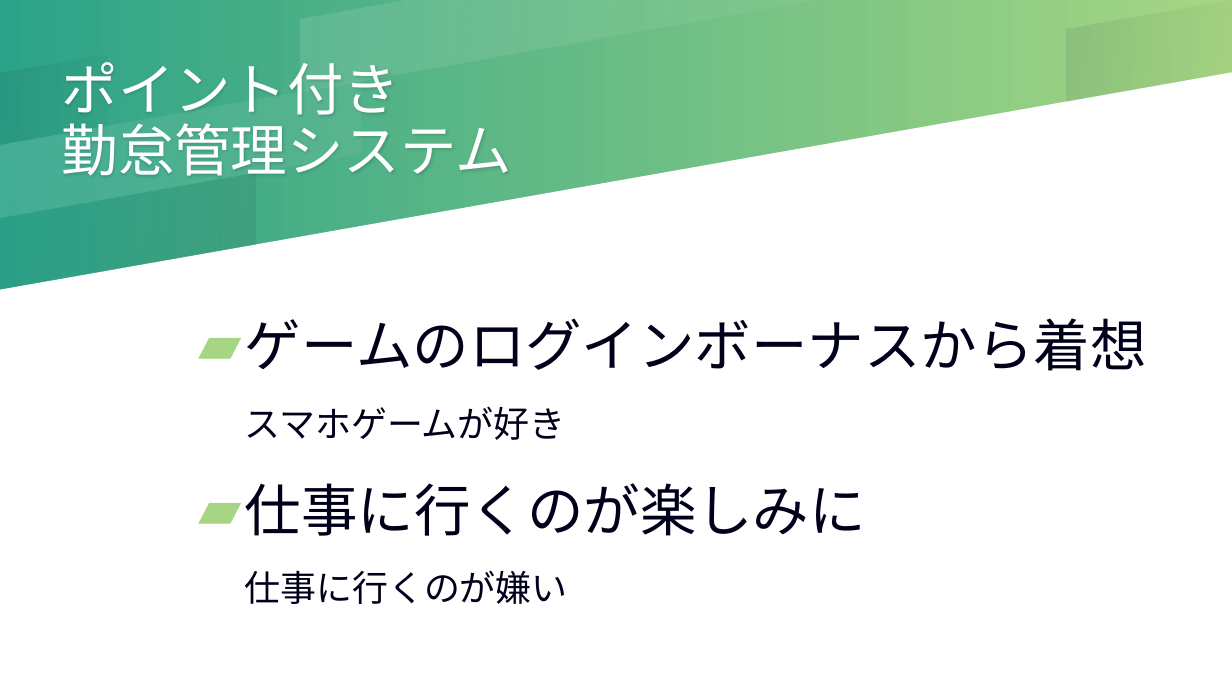
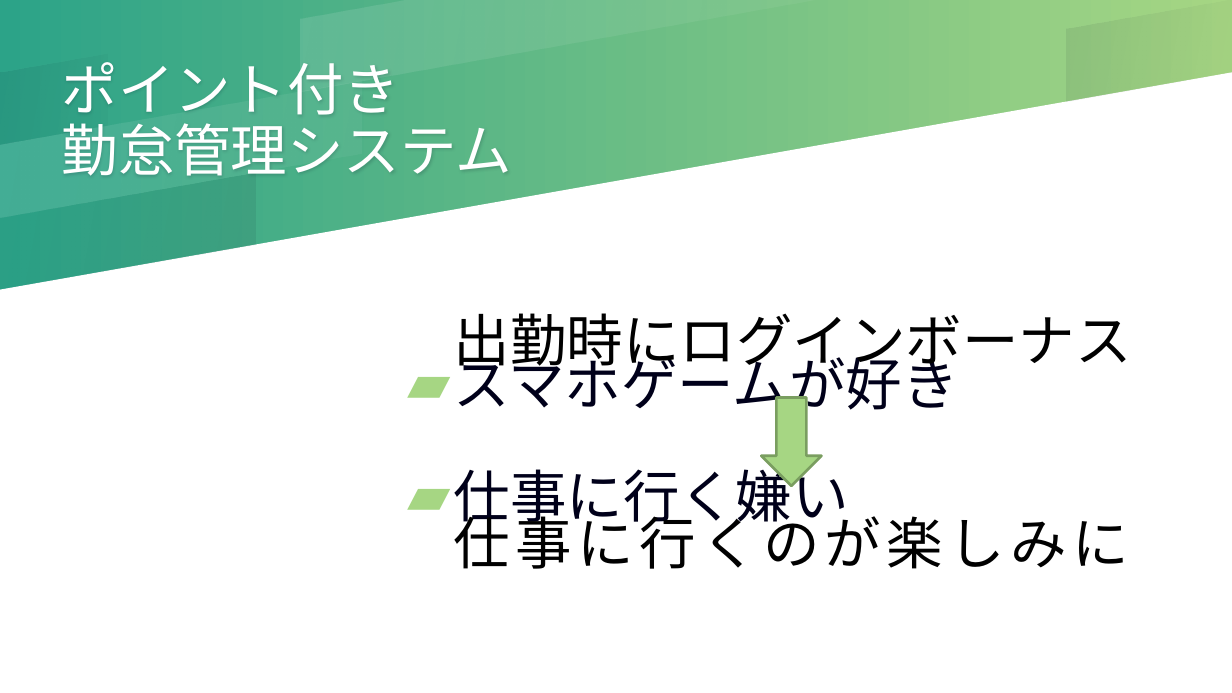
Before and after one commit to Ikeda-Tomohisa/point, a slide deck: slide 2 of PHP自作発表.pptx. Drawn at 1232x693 pixels with LibreOffice and Linux fonts; fonts in the diff are those of the drawing. Boxes give left, top, right and bottom in pixels: in the first picture for what was removed or moved away, otherwise in the second. Text is boxed around its words. In the diff, an @@ line names an element or a change of style, - is before the commit and + after.

Commit message:
powerpoint update

```diff
--- a/PHP自作発表.pptx
+++ b/PHP自作発表.pptx
@@ text at box(245, 318, 1147, 371): paragraph removed @@
-▰ ゲームのログインボーナスから着想
@@ text "スマホゲームが好き": place and size @@
-text "スマホゲームが好き" at box(245, 318, 1147, 604)
+text "スマホゲームが好き" at box(454, 348, 959, 532)
@@ text added at box(454, 313, 1132, 569), 44 pt, text #000000 @@
+出勤時にログインボーナス
+仕事に行くのが楽しみに
@@ text at box(454, 348, 959, 420): size 28 to 44 pt in "スマホゲームが好き"; bullet none to ▰; line spacing 1.3 to 1.5 @@
@@ down arrow added at box(762, 397, 822, 486), fill #A6D683, outline #7B9E61 2 pt @@
@@ text at box(454, 460, 849, 532): text changed @@
-▰ 仕事に行くのが楽しみに
-仕事に行くのが嫌い
+▰ 仕事に行く嫌い
```
